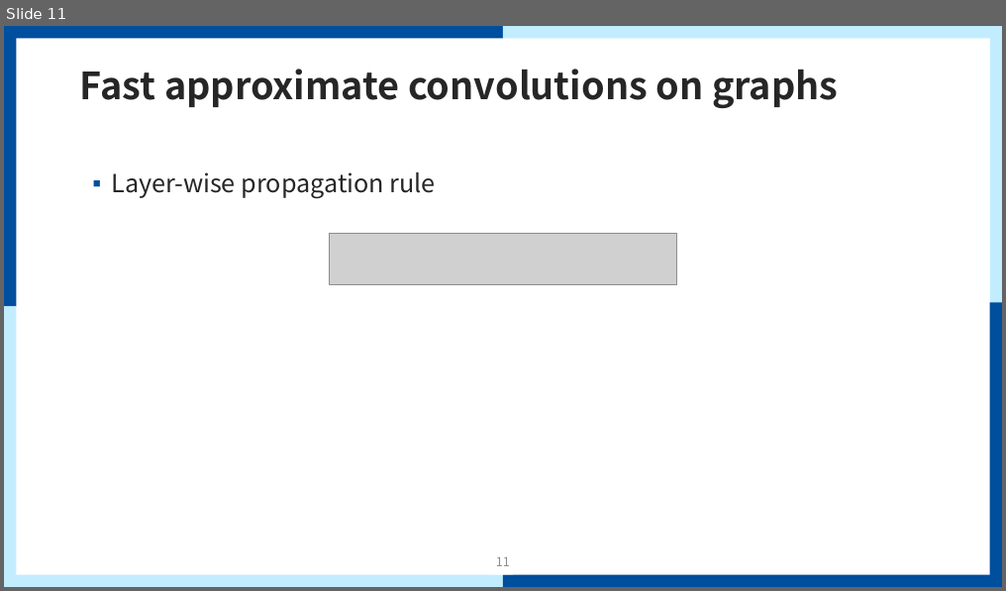
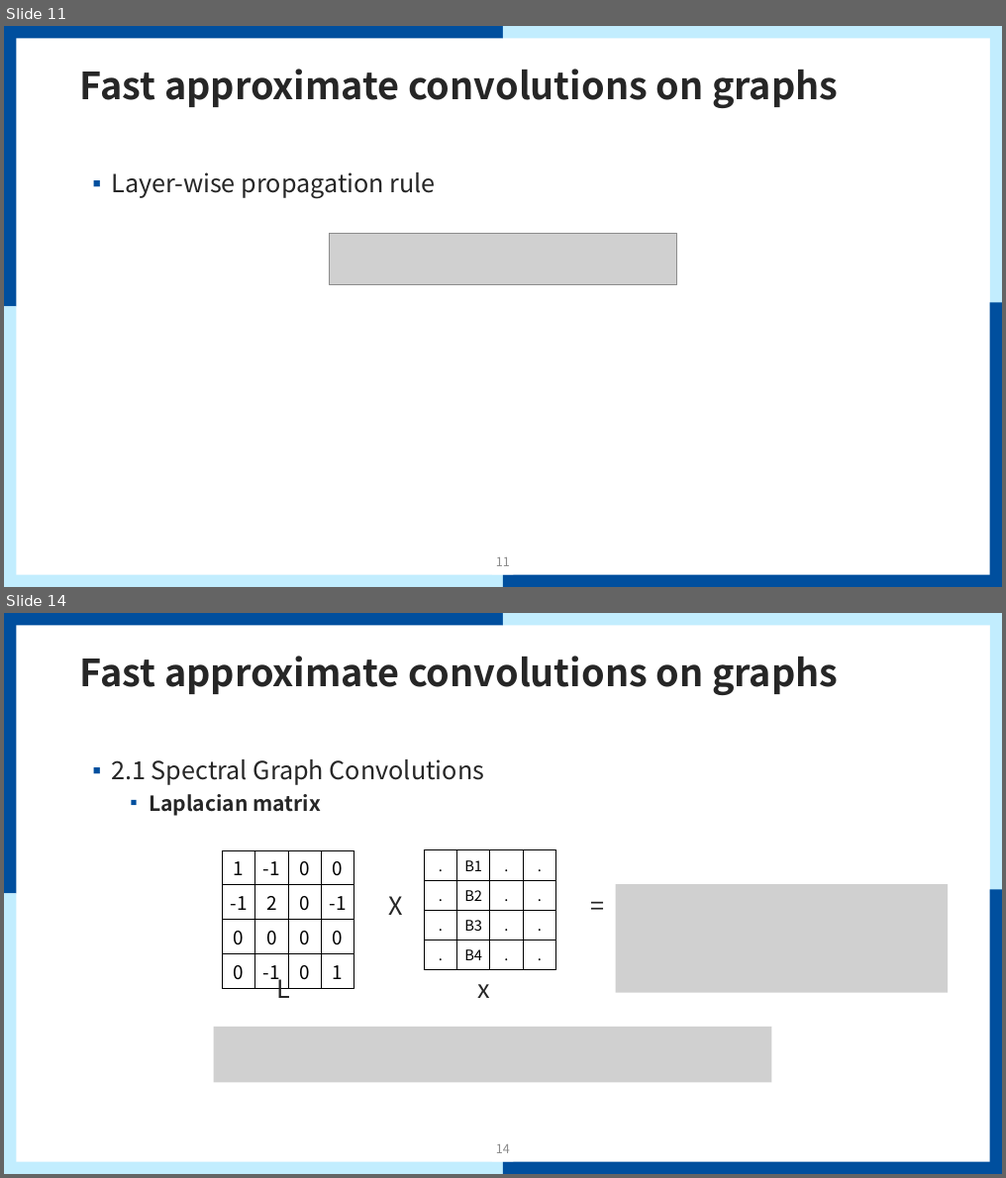
Before and after one commit to mmvv11/GraduateStudies, a slide deck: papers/review/GCN Review.pptx. Shown one above the other, each under a label of ours: slide 11 before the commit, slides 11 and 14 after it; the slides between them are not shown. The pictures are 1006x591 and 1006x1178 pixels, drawn with LibreOffice and Linux fonts; fonts in the diff are those of the drawing; grey boxes stand for pictures; background and template pictures are left out. Boxes give left, top, right and bottom in pixels: in the first picture for what was removed or moved away, otherwise in the second. Text is boxed around its words. In the diff, an @@ line names an element or a change of style, - is before the commit and + after.

Commit message:
GCN 리뷰 작업, laplacian quadratic

```diff
--- a/papers/review/GCN Review.pptx
+++ b/papers/review/GCN Review.pptx
@@ slide 14 added at [4, 613, 1002, 1174], background #FFFFFF; not listed: 9 template elements that a slide beside it also shows @@
@@ title added at [80, 656, 838, 695], 36 pt, text #262626, bold @@
+Fast approximate convolutions on graphs
@@ text added at [111, 760, 484, 816], 24 pt, text #262626 @@
+▪ 2.1 Spectral Graph Convolutions
+  ▪ Laplacian matrix
@@ table added at [223, 851, 354, 989], 4 rows, 4 columns @@
+1 | -1 | 0 | 0
+-1 | 2 | 0 | -1
+0 | 0 | 0 | 0
+0 | -1 | 0 | 1
@@ table added at [424, 851, 555, 970], 4 rows, 4 columns @@
+. | B1 | . | .
+. | B2 | . | .
+. | B3 | . | .
+. | B4 | . | .
@@ text added at [388, 896, 402, 915], 24 pt, text #262626 @@
+X
@@ text added at [583, 886, 628, 935], 24 pt, text #262626 @@
+=
@@ picture added at [616, 884, 948, 993] @@
@@ text added at [276, 973, 290, 998], 24 pt, text #262626 @@
+L
@@ text added at [478, 984, 491, 998], 24 pt, text #262626 @@
+x
@@ picture added at [214, 1027, 772, 1083] @@
@@ page number added at [496, 1145, 510, 1154], 12 pt, text #8C8C8C @@
+14
```
Also in this commit, not shown: 3 other slides added, 1 other file.
